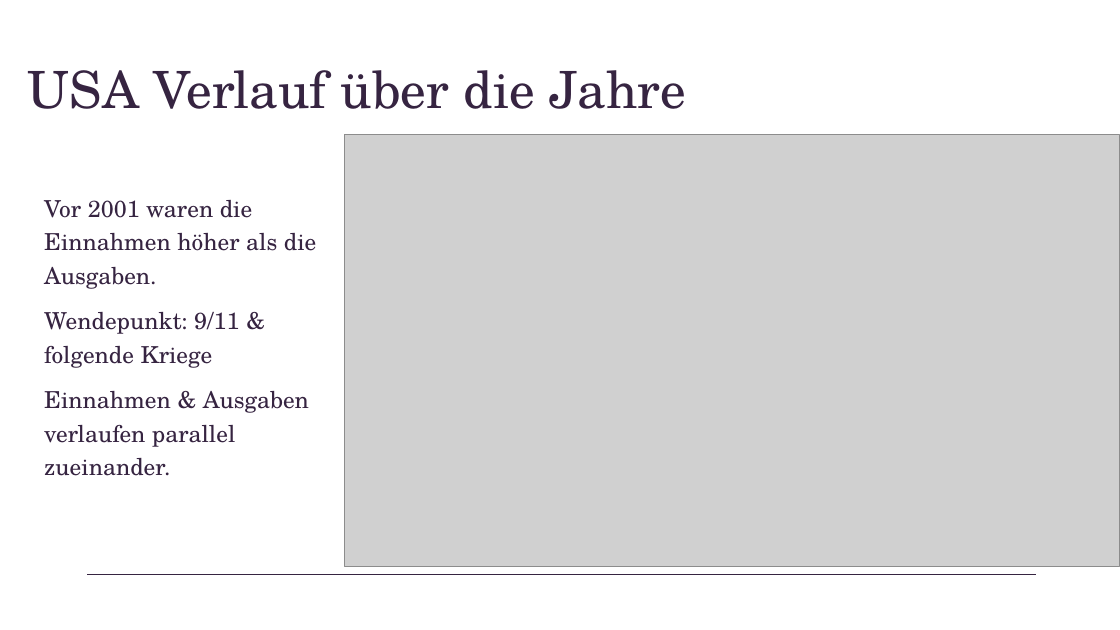
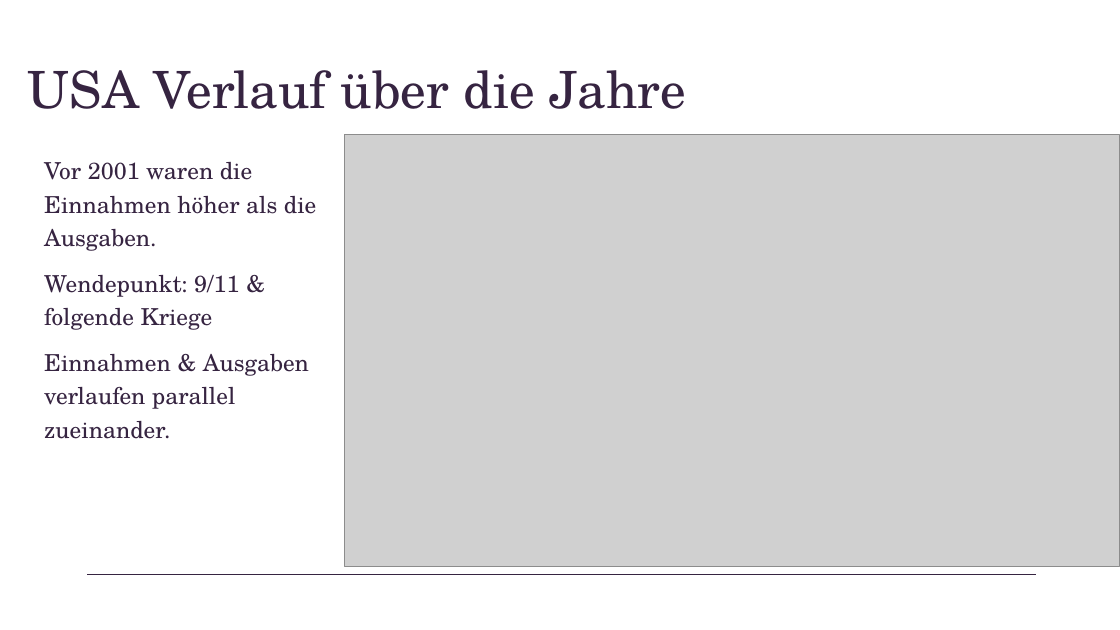
Before and after one commit to fischer-lukas/bina24_cifci_fischer, a slide deck: slide 6 of Staatsfinanzen im Vergleich.pptx. Drawn at 1120x630 pixels with LibreOffice and Linux fonts; fonts in the diff are those of the drawing; grey boxes stand for pictures. Boxes give left, top, right and bottom in pixels: in the first picture for what was removed or moved away, otherwise in the second. Text is boxed around its words. In the diff, an @@ line names an element or a change of style, - is before the commit and + after.

```diff
--- a/Staatsfinanzen im Vergleich.pptx
+++ b/Staatsfinanzen im Vergleich.pptx
@@ text "Vor 2001 waren die Einnahmen ...": place and size @@
-text "Vor 2001 waren die Einnahmen ..." at [44,200,316,476]
+text "Vor 2001 waren die Einnahmen ..." at [44,162,316,439]
```
Also in this commit, not shown: 8 other slides changed, 1 slide added.
